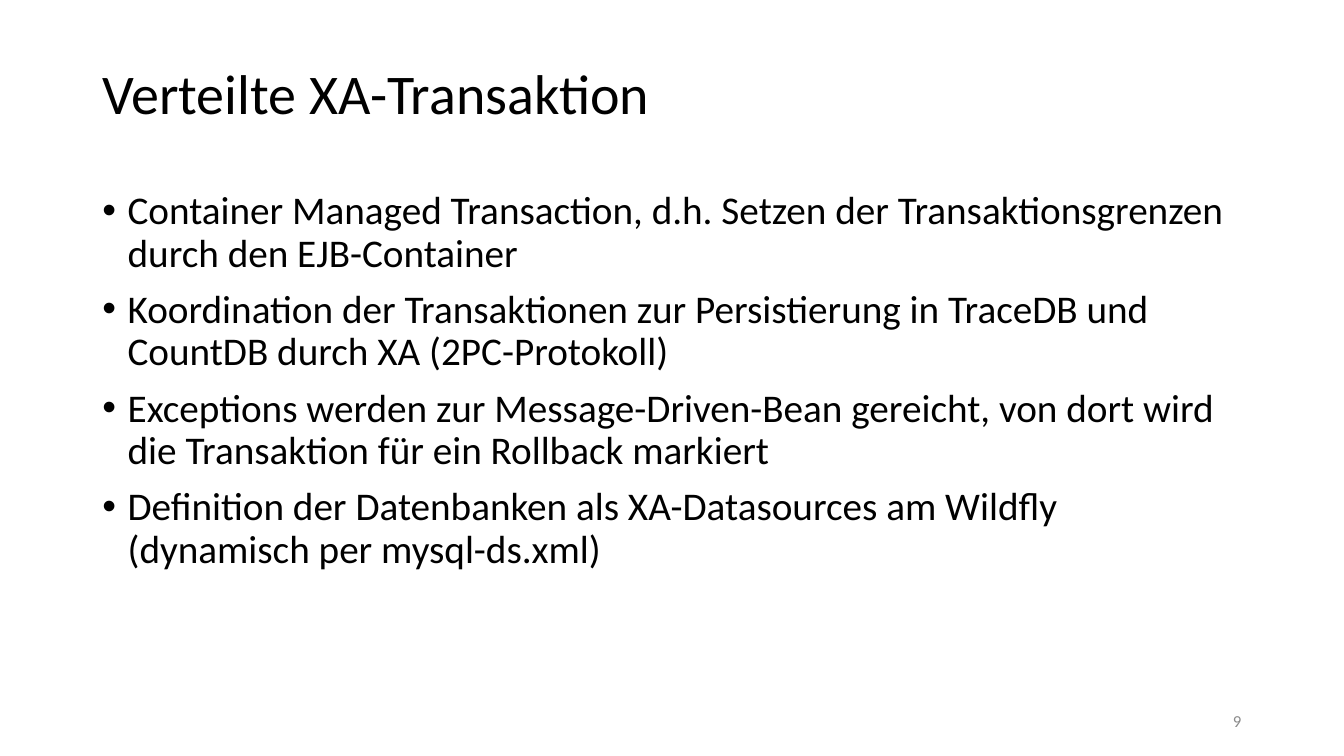
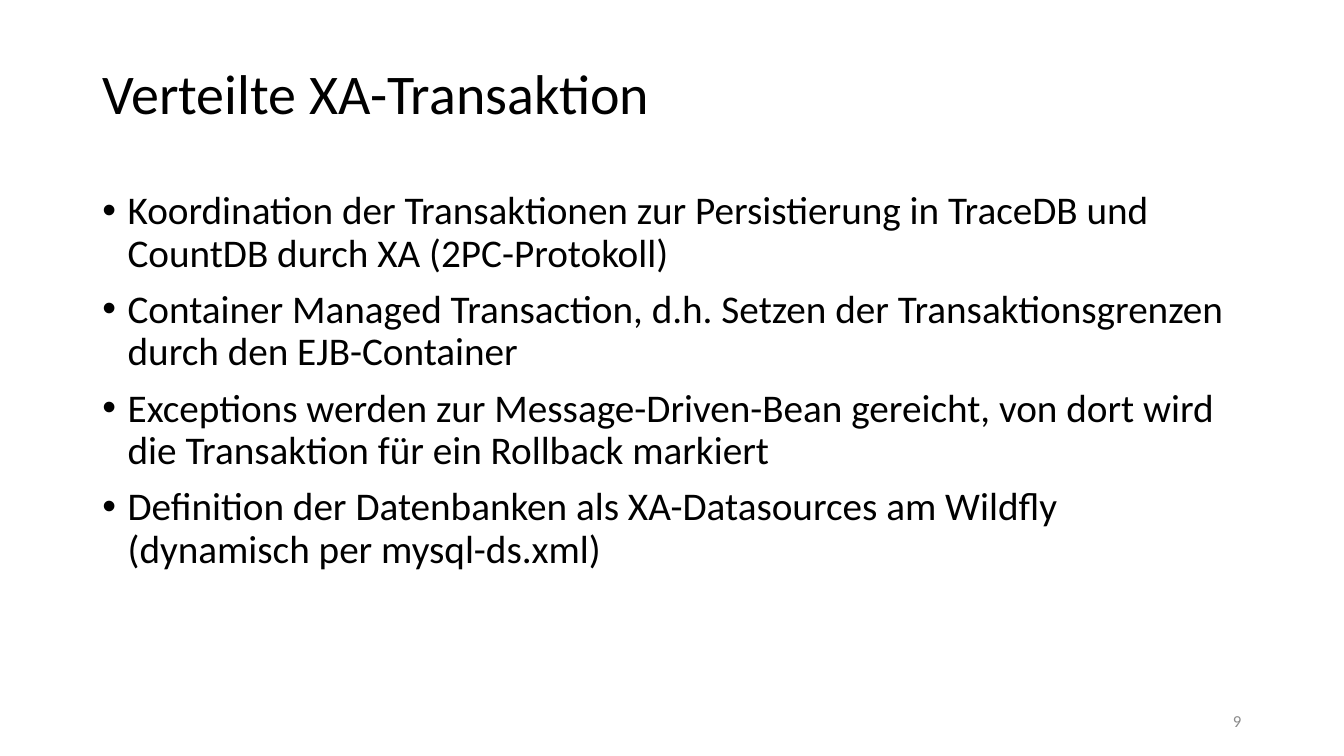
Before and after one commit to chrissike/chatapplication, a slide deck: slide 9 of dokumentation/vortrag.pptx. Drawn at 1344x756 pixels with LibreOffice and Linux fonts; fonts in the diff are those of the drawing; background and template pictures are left out. Boxes give left, top, right and bottom in pixels: in the first picture for what was removed or moved away, otherwise in the second. Text is boxed around its words. In the diff, an @@ line names an element or a change of style, - is before the commit and + after.

```diff
--- a/dokumentation/vortrag.pptx
+++ b/dokumentation/vortrag.pptx
@@ text at <box>128,196,1149,272</box>: paragraph added @@
+• Koordination der Transaktionen zur Persistierung in TraceDB und CountDB durch XA (2PC-Protokoll)
@@ text at <box>128,295,1149,370</box>: paragraph removed @@
-• Koordination der Transaktionen zur Persistierung in TraceDB und CountDB durch XA (2PC-Protokoll)
```
Also in this commit, not shown: 5 other slides changed, 2 other files.
